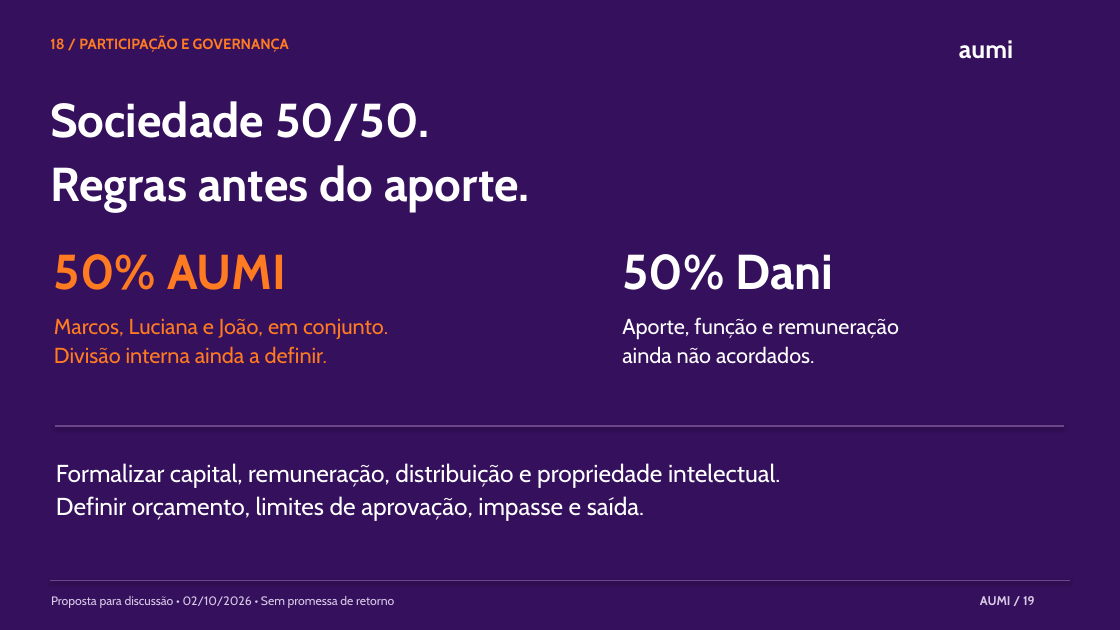
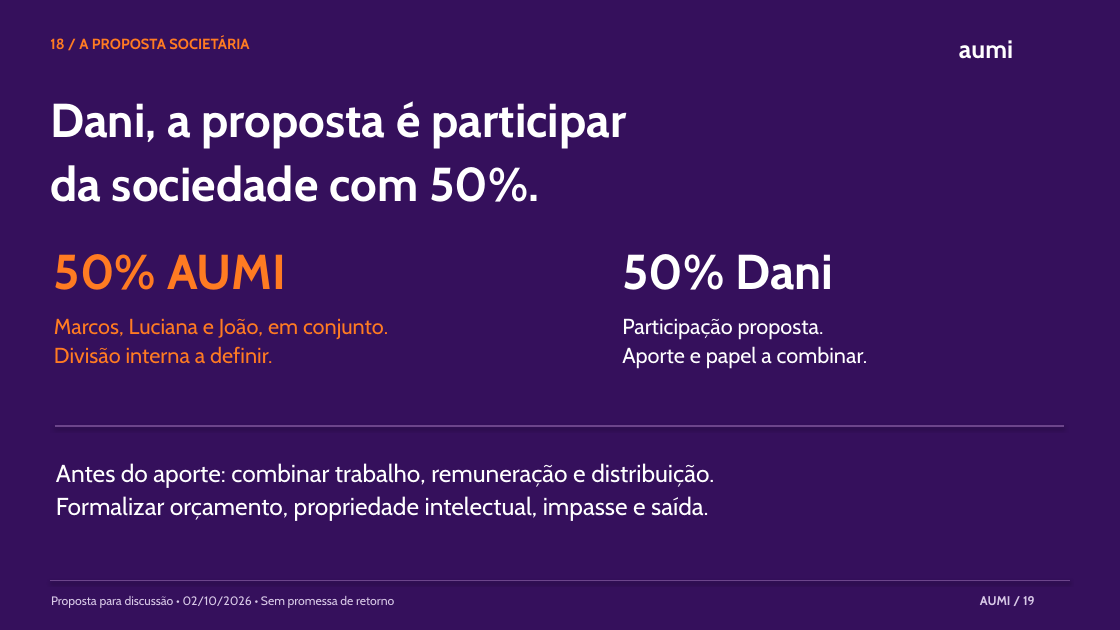
Before and after one commit to juboyy/topologic-business-plan, a slide deck: slide 19 of pitch-deck.pptx. Drawn at 1120x630 pixels with LibreOffice and Linux fonts; fonts in the diff are those of the drawing. Boxes give left, top, right and bottom in pixels: in the first picture for what was removed or moved away, otherwise in the second. Text is boxed around its words. In the diff, an @@ line names an element or a change of style, - is before the commit and + after.

Commit message:
Rewrite pitch copy around buyers, paid outcomes and Dani proposal

```diff
--- a/pitch-deck.pptx
+++ b/pitch-deck.pptx
@@ text at (50, 37, 249, 49): text changed @@
-18 / PARTICIPAÇÃO E GOVERNANÇA
+18 / A PROPOSTA SOCIETÁRIA
@@ text at (50, 101, 627, 202): text changed @@
-Sociedade 50/50.
-Regras antes do aporte.
+Dani, a proposta é participar
+da sociedade com 50%.
@@ text at (622, 318, 868, 368): text changed @@
-Aporte, função e remuneração
-ainda não acordados.
+Participação proposta.
+Aporte e papel a combinar.
@@ text at (54, 346, 272, 364): text changed @@
-Divisão interna ainda a definir.
+Divisão interna a definir.
@@ text at (56, 463, 714, 521): text changed @@
-Formalizar capital, remuneração, distribuição e propriedade intelectual.
-Definir orçamento, limites de aprovação, impasse e saída.
+Antes do aporte: combinar trabalho, remuneração e distribuição.
+Formalizar orçamento, propriedade intelectual, impasse e saída.
```
Also in this commit, not shown: 18 other slides changed, 1 slide added, 1 slide removed, 4 other files.
